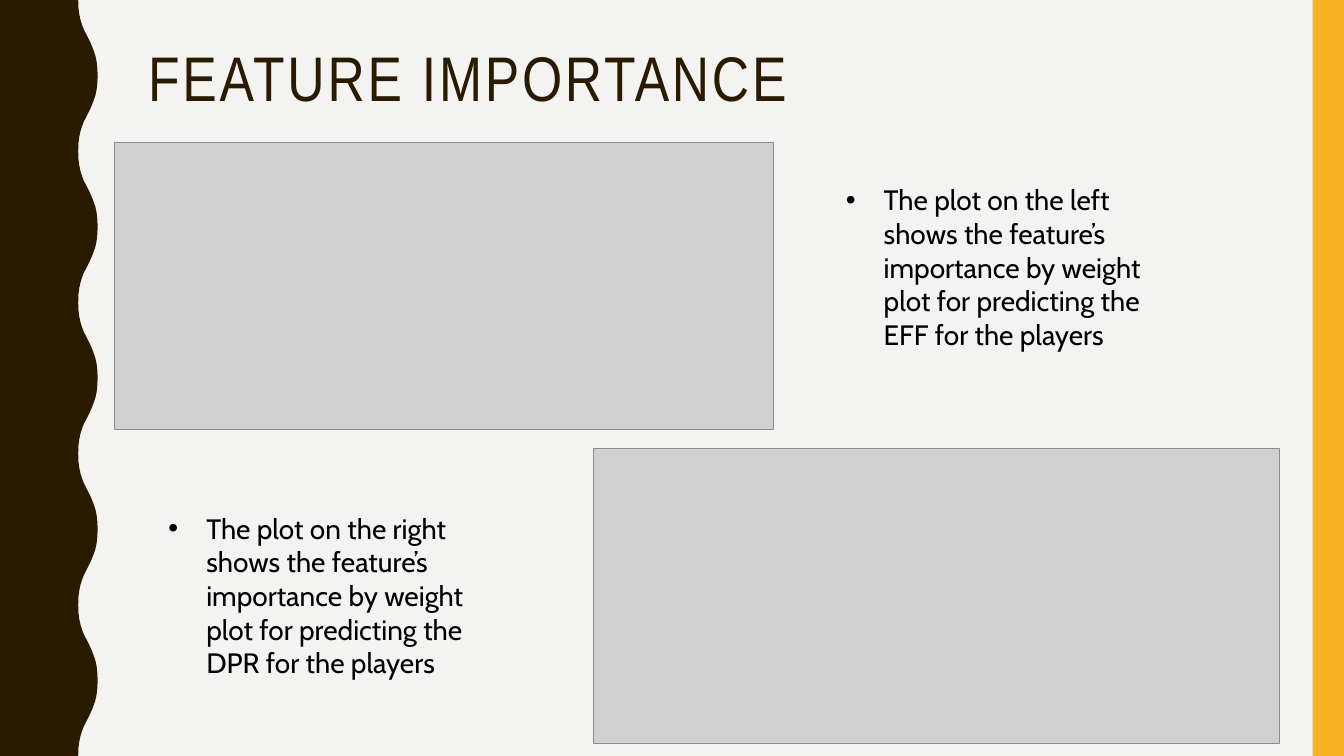
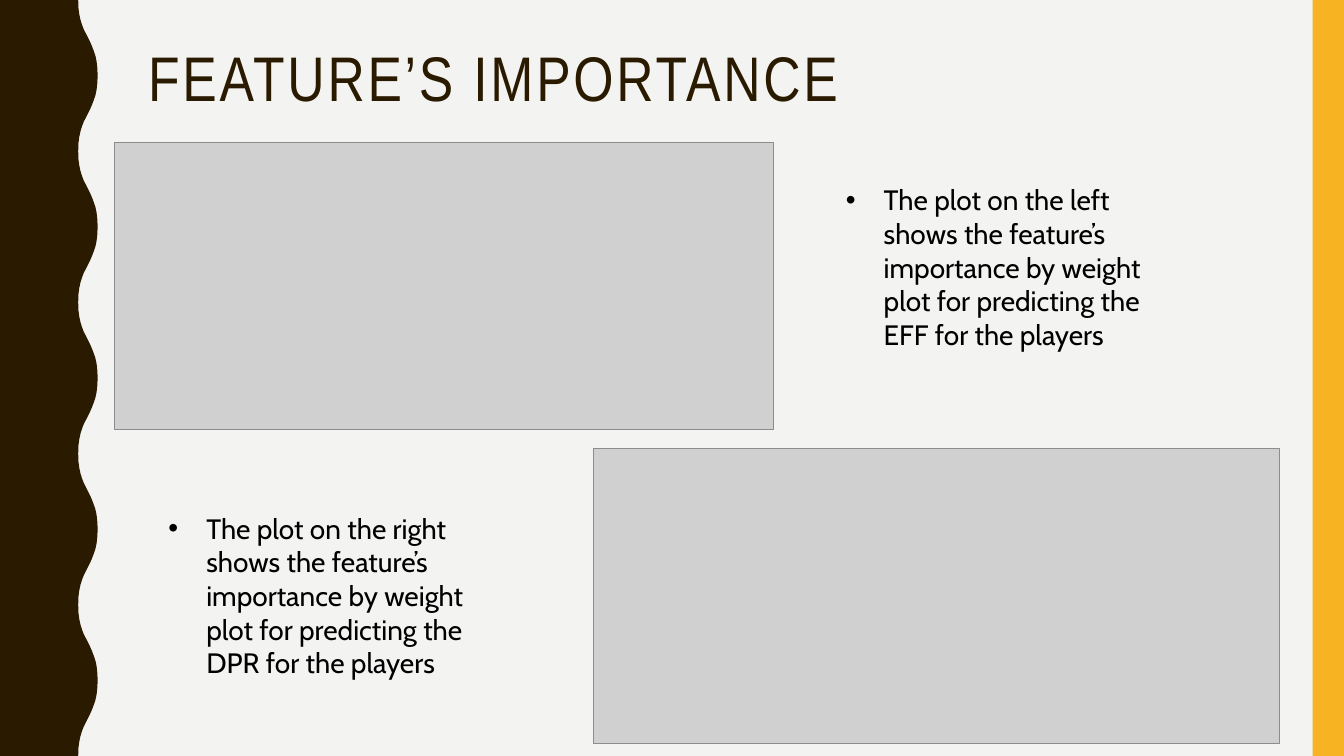
Before and after one commit to afs202005277/AC, a slide deck: slide 31 of ppt projeto.pptx. Drawn at 1344x756 pixels with LibreOffice and Linux fonts; fonts in the diff are those of the drawing; grey boxes stand for pictures. Boxes give left, top, right and bottom in pixels: in the first picture for what was removed or moved away, otherwise in the second. Text is boxed around its words. In the diff, an @@ line names an element or a change of style, - is before the commit and + after.

```diff
--- a/ppt projeto.pptx
+++ b/ppt projeto.pptx
@@ title at (148, 57, 838, 102): text changed @@
-FEATURE IMPORTANCE
+FEATURE’S IMPORTANCE
```
Also in this commit, not shown: 6 other slides changed, 1 other file.
